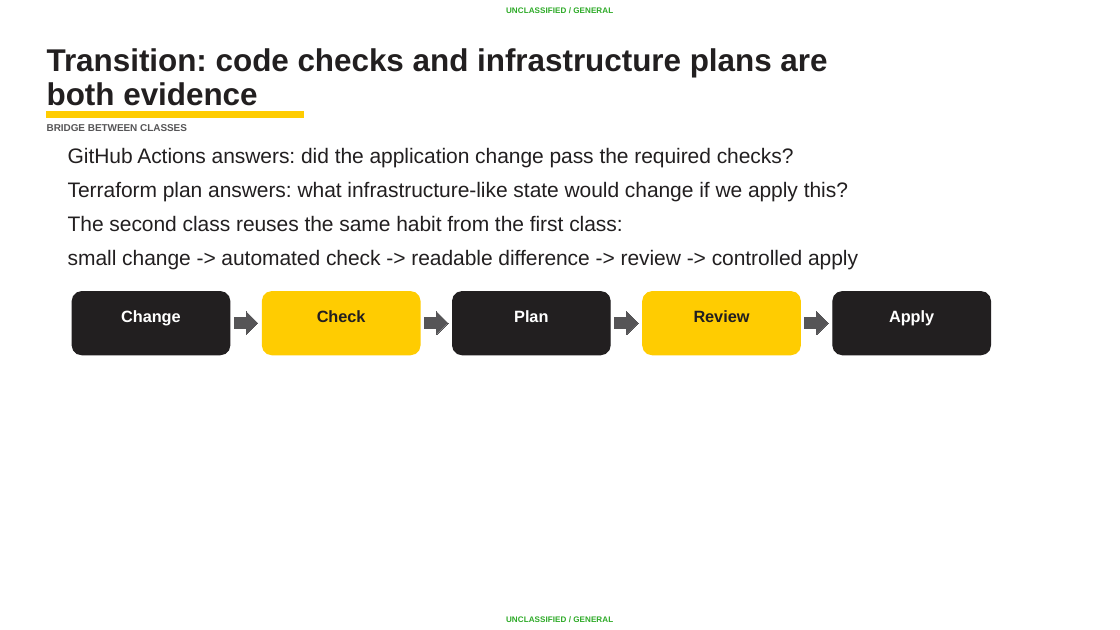
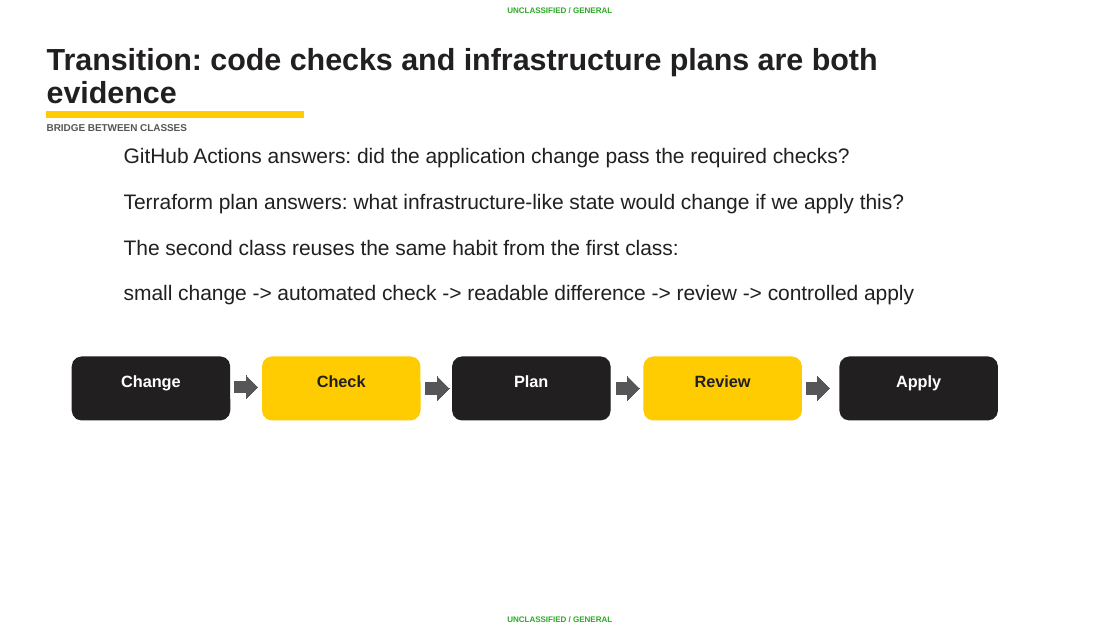
Before and after one commit to AC-Fab/summer-course, a slide deck: slide 18 of DevOps/Lesson 04-05 - CICD and Terraform/CI-CD-Terraform-back-to-back-class.pptx (slide 15 before the commit). Drawn at 1120x630 pixels with LibreOffice and Linux fonts; fonts in the diff are those of the drawing; background and template pictures are left out. Boxes give left, top, right and bottom in pixels: in the first picture for what was removed or moved away, otherwise in the second. Text is boxed around its words. In the diff, an @@ line names an element or a change of style, - is before the commit and + after.

```diff
--- a/DevOps/Lesson 04-05 - CICD and Terraform/CI-CD-Terraform-back-to-back-class.pptx
+++ b/DevOps/Lesson 04-05 - CICD and Terraform/CI-CD-Terraform-back-to-back-class.pptx
@@ title "Transition: code checks and infrastructure ..." at bbox=[47, 48, 878, 104]: size 20.1 to 19.5 pt @@
@@ text "GitHub Actions answers: did the ..." at bbox=[124, 147, 914, 305]: indent changed; more space between paragraphs @@
@@ rounded rectangle "Apply": place and size @@
-rounded rectangle "Apply" at bbox=[833, 291, 991, 354]
+rounded rectangle "Apply" at bbox=[840, 357, 998, 420]
@@ 4 rounded rectangles, 4 right arrows: place and size @@
-4 rounded rectangles, 4 right arrows at bbox=[73, 291, 829, 354]
+4 rounded rectangles, 4 right arrows at bbox=[73, 357, 830, 420]
@@ proportions changed in 4 elements at bbox=[234, 375, 258, 399], bbox=[426, 377, 449, 401], bbox=[616, 377, 640, 401], bbox=[806, 377, 830, 401] @@
```
Also in this commit, not shown: 26 other slides changed, 4 slides added, 1 slide removed.
